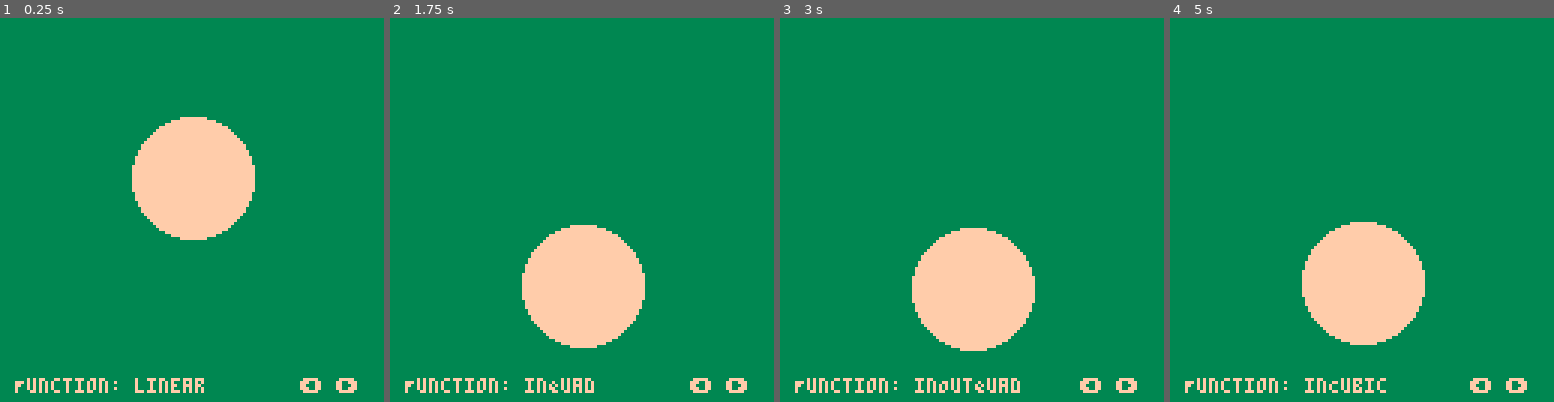
Above: before the commit, frames 1-4 (left to right).
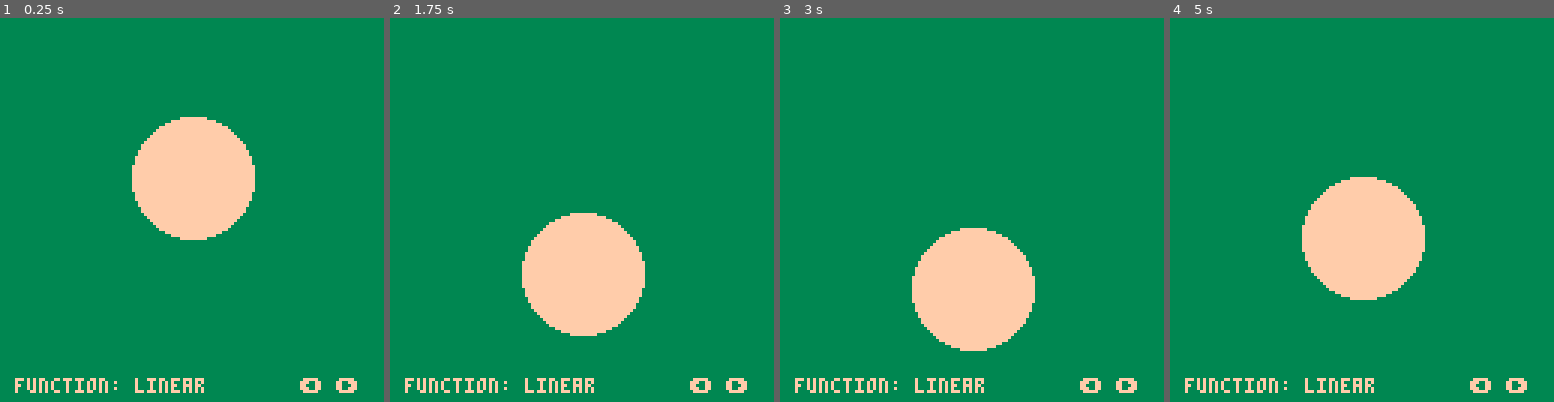
Above: after the commit, the same moments.

Repository: JoebRogers/PICO-Tween
Game: PICO-8 cartridge cart/pico-tween-demo.p8
Same seed, same stepped clock (60 frames per second), same inputs: the game is played once before the commit and once after it.
Inputs:
- Up to frame 1 (0.25 s): no input
- Up to frame 2 (1.75 s): hold Right from 1.6 s (still down)
- Up to frame 3 (3 s): release Right at 2.1 s; hold Right from 2.47 s (still down)
- Up to frame 4 (5 s): release Right at 3.03 s; hold Left 3.08-3.58 s; hold Right 4.02-4.68 s

The runs differ from the first frame. In frame 1, less than 0.1% of the frame differs, in the area x 3-7%, y 93-96%; in frame 2, 2.3%; in frame 3, 0.6%; in frame 4, 7.7%, in the area x 3-67%, y 41-98%.

Commit message:
Added asin/acos and elastic tweens.

Diff:
--- a/cart/pico-tween-demo.p8
+++ b/cart/pico-tween-demo.p8
@@ -39,6 +38,41 @@
 --- Sin now uses radians
 sin1 = sin function sin(angle) return sin1(-angle/(3.1415*2)) end
 
+--- Implementation of asin.
+-- Source converted from
+-- http://developer.download.nvidia.com/cg/asin.html
+function asin(x)
+  local negate = (x < 0 and 1.0 or 0.0)
+  x = abs(x)
+  local ret = -0.0187293
+  ret *= x
+  ret += 0.0742610
+  ret *= x
+  ret -= 0.2121144
+  ret *= x
+  ret += 1.5707288
+  ret = 3.14159265358979*0.5 - sqrt(1.0 - x)*ret
+  return ret - 2 * negate * ret
+end
+
+--- Implementation of acos.
+-- Source converted from
+-- http://developer.download.nvidia.com/cg/acos.html
+function acos(x)
+  local negate = (x < 0 and 1.0 or 0.0)
+  x = abs(x);
+  local ret = -0.0187293;
+  ret *= x;
+  ret += 0.0742610;
+  ret *= x;
+  ret -= 0.2121144;
+  ret *= x;
+  ret += 1.5707288;
+  ret *= sqrt(1.0-x);
+  ret -= 2 * negate * ret;
+  return negate * 3.14159265358979 + ret;
+end
+
 --- Function for calculating
 -- exponents to a higher degree
 -- of accuracy than using the
@@ -208,6 +242,69 @@
   return inCirc((t * 2) - d, b + c / 2, c / 2, d)
 end
 
+function inElastic(t, b, c, d, a, p)
+  if (t == 0) return b
+  t /= d
+  if (t == 1) return b + c
+  p = p or d * 0.3
+  local s
+
+  if not a or a < abs(c) then
+    a = c
+    s = p / 4
+  else
+    s = p / (2 * pi) * asin(c/a)
+  end
+
+  t -= 1
+  return -(a * pow(2, 10 * t) * sin((t * d - s) * (2 * pi) / p)) + b
+end
+
+function outElastic(t, b, c, d, a, p)
+  if (t == 0) return b
+  t /= d
+  if (t == 1) return b + c
+  p = p or d * 0.3
+  local s
+
+  if not a or a < abs(c) then
+    a = c
+    s = p / 4
+  else
+    s = p / (2 * pi) * asin(c/a)
+  end
+
+  return a * pow(2, -10 * t) * sin((t * d - s) * (2 * pi) / p) + c + b
+end
+
+function inOutElastic(t, b, c, d, a, p)
+  if (t == 0) return b
+  t = t / d * 2
+  if (t == 2) return b + c
+  p = p or d * (0.3 * 1.5)
+  a = a or 0
+  local s
+
+  if not a or a < abs(c) then
+    a = c
+    s = p / 4
+  else
+    s = p / (2 * pi) * asin(c / a)
+  end
+
+  if t < 1 then
+    t -= 1
+    return -0.5 * (a * pow(2, 10 * t) * sin((t * d - s) * (2 * pi) / p)) + b
+  end
+  t -= 1
+  return a * pow(2, -10 * t) * sin((t * d - s) * (2 * pi) / p ) * 0.5 + c + b
+end
+
+function outInElastic(t, b, c, d, a, p)
+  if (t < d / 2) return outElastic(t * 2, b, c / 2, d, a, p)
+  return inElastic((t * 2) - d, b + c / 2, c / 2, d, a, p)
+end
+
 function inBack(t, b, c, d, s)
   s = s or 1.70158
   t = t / d
@@ -264,148 +361,155 @@
 end
 
 --------
--- Tween List and Names
+-- tween list and names
 --------
 
-tweenList = {
+tweenlist = {
   linear,
-  inQuad,
-  outQuad,
-  inOutQuad,
-  outInQuad,
-  inCubic,
-  outCubic,
-  inOutCubic,
-  outInCubic,
-  inQuart,
-  outQuart,
-  inOutQuart,
-  outInQuart,
-  inQuint,
-  outQuint,
-  inOutQuint,
-  outInQuint,
-  inSine,
-  outSine,
-  inOutSine,
-  outInSine,
-  inExpo,
-  outExpo,
-  inOutExpo,
-  outInExpo,
-  inCirc,
-  outCirc,
-  inOutCirc,
-  outInCirc,
-  inBack,
-  outBack,
-  inOutBack,
-  outInBack,
-  inBounce,
-  outBounce,
-  inOutBounce,
-  outInBounce,
+  inquad,
+  outquad,
+  inoutquad,
+  outinquad,
+  incubic,
+  outcubic,
+  inoutcubic,
+  outincubic,
+  inquart,
+  outquart,
+  inoutquart,
+  outinquart,
+  inquint,
+  outquint,
+  inoutquint,
+  outinquint,
+  insine,
+  outsine,
+  inoutsine,
+  outinsine,
+  inexpo,
+  outexpo,
+  inoutexpo,
+  outinexpo,
+  incirc,
+  outcirc,
+  inoutcirc,
+  outincirc,
+  inelastic,
+  outelastic,
+  inoutelastic,
+  outinelastic,
+  inback,
+  outback,
+  inoutback,
+  outinback,
+  inbounce,
+  outbounce,
+  inoutbounce,
+  outinbounce,
 }
 
-tweenNames = {
+tweennames = {
   "linear",
-  "inQuad",
-  "outQuad",
-  "inOutQuad",
-  "outInQuad",
-  "inCubic",
-  "outCubic",
-  "inOutCubic",
-  "outInCubic",
-  "inQuart",
-  "outQuart",
-  "inOutQuart",
-  "outInQuart",
-  "inQuint",
-  "outQuint",
-  "inOutQuint",
-  "outInQuint",
-  "inSine",
-  "outSine",
-  "inOutSine",
-  "outInSine",
-  "inExpo",
-  "outExpo",
-  "inOutExpo",
-  "outInExpo",
-  "inCirc",
-  "outCirc",
-  "inOutCirc",
-  "outInCirc",
-  "inBack",
-  "outBack",
-  "inOutBack",
-  "outInBack",
-  "inBounce",
-  "outBounce",
-  "inOutBounce",
-  "outInBounce",
+  "inquad",
+  "outquad",
+  "inoutquad",
+  "outinquad",
+  "incubic",
+  "outcubic",
+  "inoutcubic",
+  "outincubic",
+  "inquart",
+  "outquart",
+  "inoutquart",
+  "outinquart",
+  "inquint",
+  "outquint",
+  "inoutquint",
+  "outinquint",
+  "insine",
+  "outsine",
+  "inoutsine",
+  "outinsine",
+  "inexpo",
+  "outexpo",
+  "inoutexpo",
+  "outinexpo",
+  "incirc",
+  "outcirc",
+  "inoutcirc",
+  "outincirc",
+  "inelastic",
+  "outelastic",
+  "inoutelastic",
+  "outinelastic",
+  "inback",
+  "outback",
+  "inoutback",
+  "outinback",
+  "inbounce",
+  "outbounce",
+  "inoutbounce",
+  "outinbounce",
 }
 
 --------
--- Main
+-- main
 --------
 
 distance = 50
 duration = 1
 index = 1
-func = tweenList[index]
-
-function downFunc(v)
+func = tweenlist[index]
+
+function downfunc(v)
   return func(v, 0, distance, duration)
 end
 
-function upFunc(v)
+function upfunc(v)
   return func(v, distance, -distance, duration)
 end
 
-local easeProp = 0
-local timeElapsed = 0
-local currentFunc = downFunc
-local lastTime = time()
+local easeprop = 0
+local timeelapsed = 0
+local currentfunc = downfunc
+local lasttime = time()
 local dt = 0
 
 function _update()
   t = time()
-  dt = t - lastTime
-  lastTime = t
-  timeElapsed += dt
+  dt = t - lasttime
+  lasttime = t
+  timeelapsed += dt
 
   if btnp(0) then
-    easeProp = 0
-    timeElapsed = 0
+    easeprop = 0
+    timeelapsed = 0
     index -= 1
     if index <= 0 then
-      index = #tweenList
+      index = #tweenlist
     end
-    func = tweenList[index]
+    func = tweenlist[index]
   elseif btnp(1) then
-    easeProp = 0
-    timeElapsed = 0
+    easeprop = 0
+    timeelapsed = 0
     index += 1
-    if index > #tweenList then
+    if index > #tweenlist then
       index = 1
     end
-    func = tweenList[index]
-  end
-
-  if timeElapsed > duration then
-    timeElapsed = 0
-    if currentFunc == downFunc then currentFunc = upFunc else currentFunc = downFunc end
-  end
-
-  easeProp = currentFunc(timeElapsed)
+    func = tweenlist[index]
+  end
+
+  if timeelapsed > duration then
+    timeelapsed = 0
+    if currentfunc == downfunc then currentfunc = upfunc else currentfunc = downfunc end
+  end
+
+  easeprop = currentfunc(timeelapsed)
 end
 
 function _draw()
   rectfill(0, 0, 128, 128, 3)
-  circfill(64, 40 + easeProp, 20, 15)
-  print("Function: "..tweenNames[index], 5, 120)
-  print("", 120, 120)
+  circfill(64, 40 + easeprop, 20, 15)
+  print("function: "..tweennames[index], 5, 120)
   print("⬅️ ➡️", 100, 120)
 end
--- a/src/PICO-Tween.lua
+++ b/src/PICO-Tween.lua
@@ -34,6 +34,41 @@
 cos1 = cos function cos(angle) return cos1(angle/(3.1415*2)) end
 --- Sin now uses radians
 sin1 = sin function sin(angle) return sin1(-angle/(3.1415*2)) end
+
+--- Implementation of asin.
+-- Source converted from
+-- http://developer.download.nvidia.com/cg/asin.html
+function asin(x)
+  local negate = (x < 0 and 1.0 or 0.0)
+  x = abs(x)
+  local ret = -0.0187293
+  ret *= x
+  ret += 0.0742610
+  ret *= x
+  ret -= 0.2121144
+  ret *= x
+  ret += 1.5707288
+  ret = 3.14159265358979*0.5 - sqrt(1.0 - x)*ret
+  return ret - 2 * negate * ret
+end
+
+--- Implementation of acos.
+-- Source converted from
+-- http://developer.download.nvidia.com/cg/acos.html
+function acos(x)
+  local negate = (x < 0 and 1.0 or 0.0)
+  x = abs(x);
+  local ret = -0.0187293;
+  ret *= x;
+  ret += 0.0742610;
+  ret *= x;
+  ret -= 0.2121144;
+  ret *= x;
+  ret += 1.5707288;
+  ret *= sqrt(1.0-x);
+  ret -= 2 * negate * ret;
+  return negate * 3.14159265358979 + ret;
+end
 
 --- Function for calculating
 -- exponents to a higher degree
@@ -204,6 +239,69 @@
   return inCirc((t * 2) - d, b + c / 2, c / 2, d)
 end
 
+function inElastic(t, b, c, d, a, p)
+  if (t == 0) return b
+  t /= d
+  if (t == 1) return b + c
+  p = p or d * 0.3
+  local s
+
+  if not a or a < abs(c) then
+    a = c
+    s = p / 4
+  else
+    s = p / (2 * pi) * asin(c/a)
+  end
+
+  t -= 1
+  return -(a * pow(2, 10 * t) * sin((t * d - s) * (2 * pi) / p)) + b
+end
+
+function outElastic(t, b, c, d, a, p)
+  if (t == 0) return b
+  t /= d
+  if (t == 1) return b + c
+  p = p or d * 0.3
+  local s
+
+  if not a or a < abs(c) then
+    a = c
+    s = p / 4
+  else
+    s = p / (2 * pi) * asin(c/a)
+  end
+
+  return a * pow(2, -10 * t) * sin((t * d - s) * (2 * pi) / p) + c + b
+end
+
+function inOutElastic(t, b, c, d, a, p)
+  if (t == 0) return b
+  t = t / d * 2
+  if (t == 2) return b + c
+  p = p or d * (0.3 * 1.5)
+  a = a or 0
+  local s
+
+  if not a or a < abs(c) then
+    a = c
+    s = p / 4
+  else
+    s = p / (2 * pi) * asin(c / a)
+  end
+
+  if t < 1 then
+    t -= 1
+    return -0.5 * (a * pow(2, 10 * t) * sin((t * d - s) * (2 * pi) / p)) + b
+  end
+  t -= 1
+  return a * pow(2, -10 * t) * sin((t * d - s) * (2 * pi) / p ) * 0.5 + c + b
+end
+
+function outInElastic(t, b, c, d, a, p)
+  if (t < d / 2) return outElastic(t * 2, b, c / 2, d, a, p)
+  return inElastic((t * 2) - d, b + c / 2, c / 2, d, a, p)
+end
+
 function inBack(t, b, c, d, s)
   s = s or 1.70158
   t = t / d
Not shown, changed: README.md
